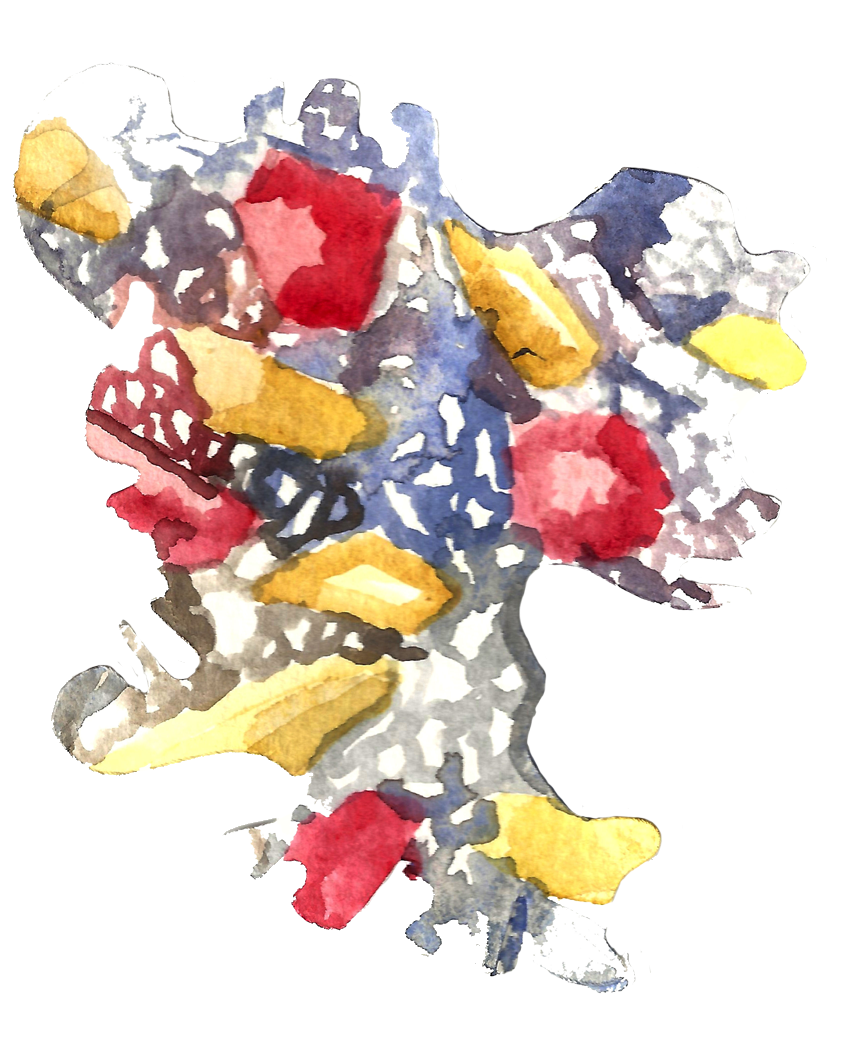
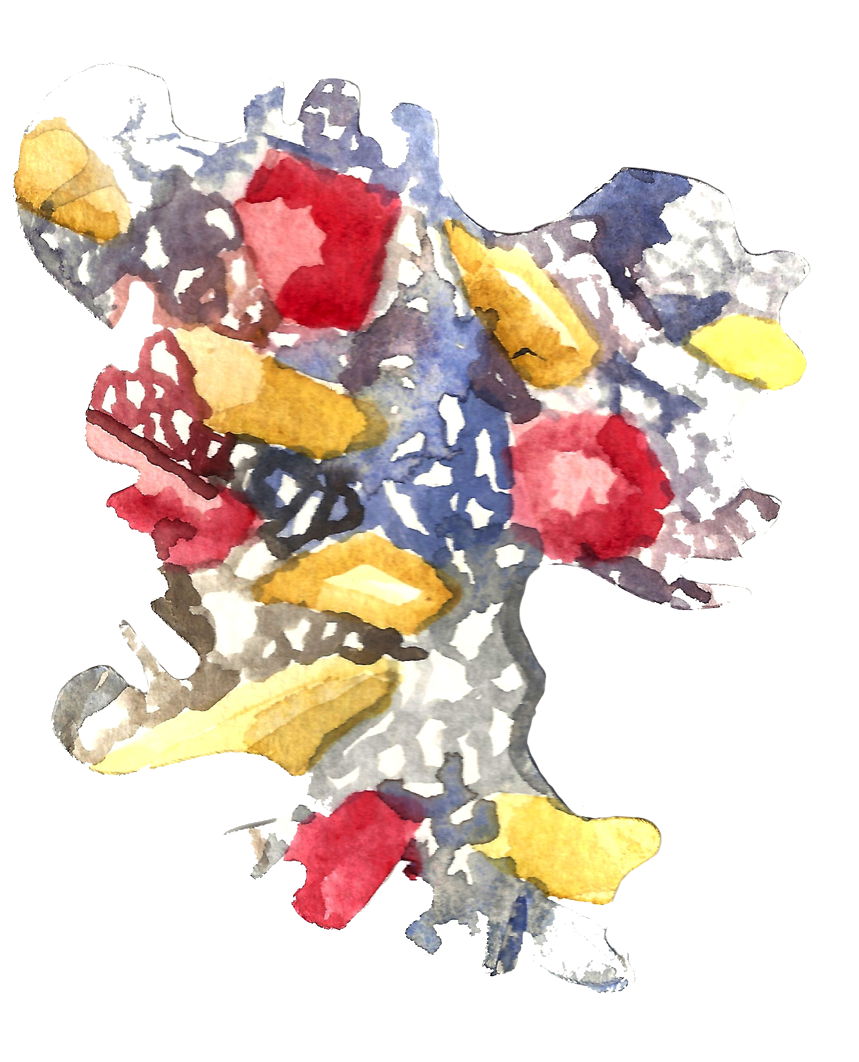
Before/after of a w=859, h=1062 layered artwork. What changed in the layer stack:
painted on "Layer 1" over [117, 246, 827, 973]
